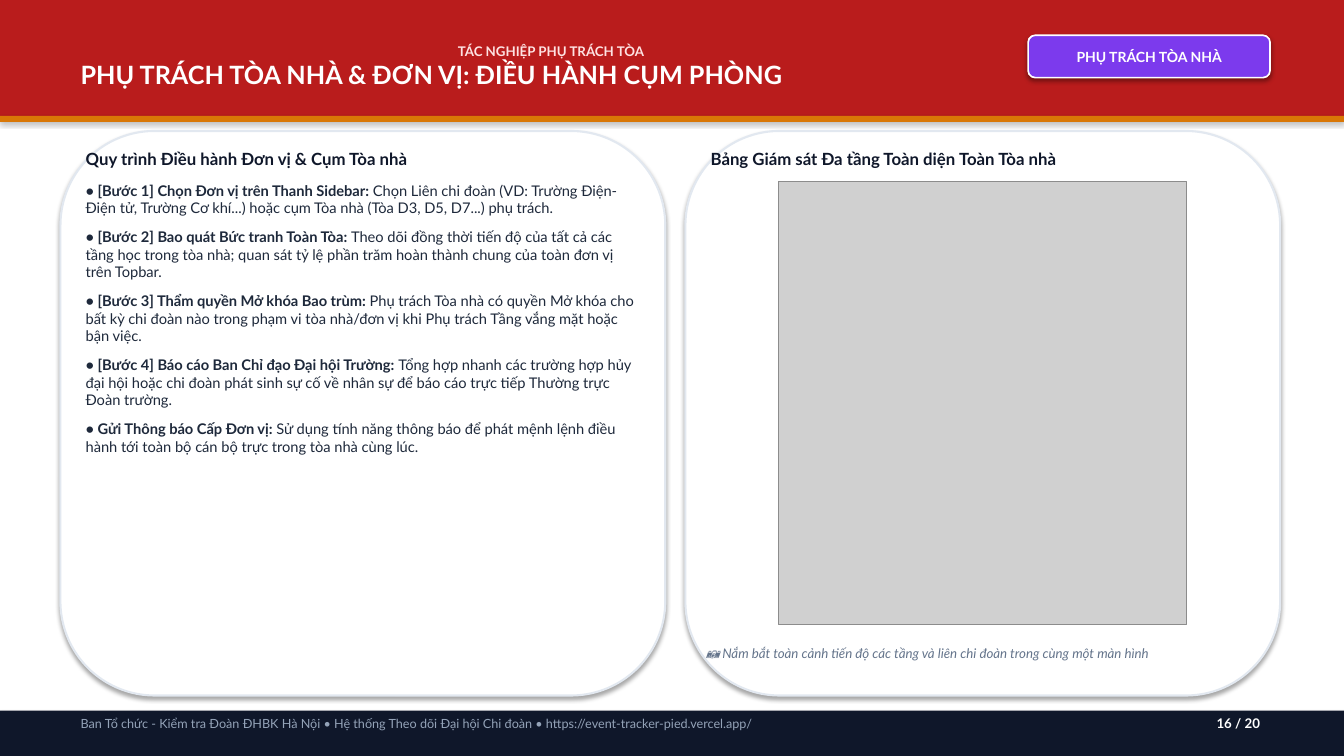
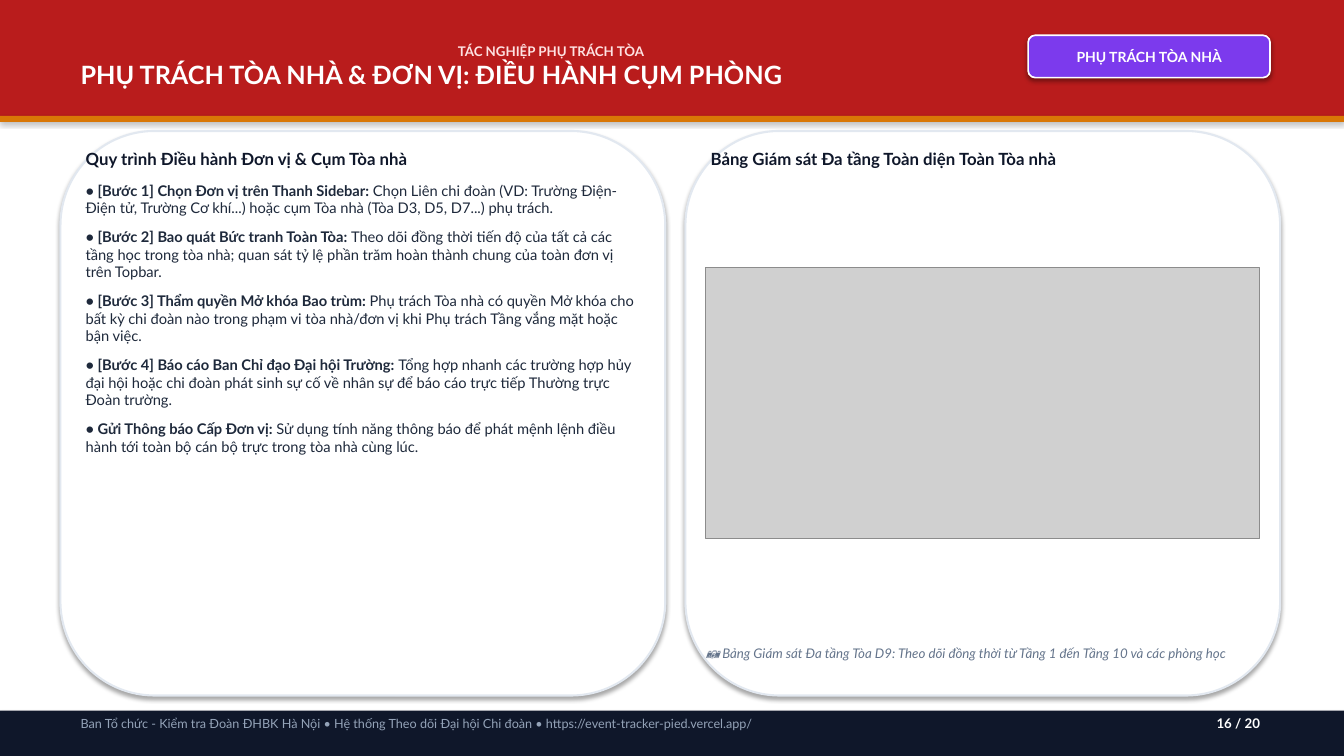
Before and after one commit to phamvietbach2006-max/Event-tracker, a slide deck: slide 16 of Huong_Dan_Su_Dung_He_Thong_Theo_Doi_Dai_Hoi.pptx. Drawn at 1344x756 pixels with LibreOffice and Linux fonts; fonts in the diff are those of the drawing; grey boxes stand for pictures. Boxes give left, top, right and bottom in pixels: in the first picture for what was removed or moved away, otherwise in the second. Text is boxed around its words. In the diff, an @@ line names an element or a change of style, - is before the commit and + after.

Commit message:
docs: audit and update presentation with crystal-clear live system screenshots

```diff
--- a/Huong_Dan_Su_Dung_He_Thong_Theo_Doi_Dai_Hoi.pptx
+++ b/Huong_Dan_Su_Dung_He_Thong_Theo_Doi_Dai_Hoi.pptx
@@ picture: place and size @@
-picture at box(778, 181, 1187, 625)
+picture at box(706, 268, 1260, 538)
@@ text at box(722, 647, 1226, 661): text changed @@
-📷 Nắm bắt toàn cảnh tiến độ các tầng và liên chi đoàn trong cùng một màn hình
+📷 Bảng Giám sát Đa tầng Tòa D9: Theo dõi đồng thời từ Tầng 1 đến Tầng 10 và các phòng học
```
Also in this commit, not shown: 13 other slides changed, 10 other files.
